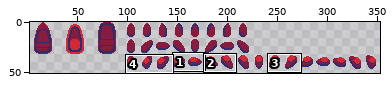
One commit to this pixel-art file: src/assets/art/entities.aseprite. The picture above shows the old version from afar; the outline marks the close-up.
Close-up. Before the commit:
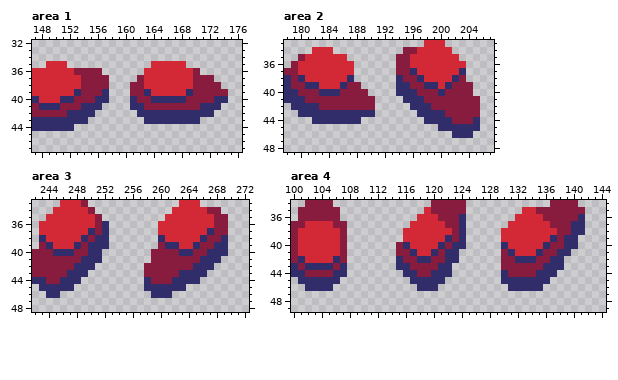
1280x720 pixels, 1 frame. Shown: area 1: x 147..176, y 32..47; area 2: x 178..207, y 33..48; area 3: x 242..272, y 33..48; area 4: x 100..144, y 34..49. The wide view leaves out empty margins. The commit also changed other parts of the picture, which this record leaves out.
And afterwards:
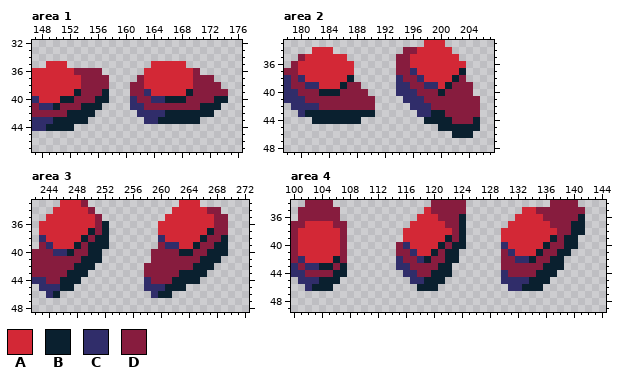
Palette (. is transparent): A #d32836  B #0a202f  C #302d6a  D #871c3e
Difference:
Changed rows in their new state; - is an unchanged pixel.
Area 1, layer "boat":
first column x 149:
39 ----B---B-----------B-----
40 --BB---BB--------BBB----BB
41 -B---BBB--------------BBB-
42 ---BBBB----------BBBBBBB--
43 -BBBBB----------BBBBBB----
44 BBBB----------------------
Area 2, layers "packages", "boat":
first column x 181:
37 ----------------------B--
38 ------B--------------B---
39 -----B--------------B----
40 --BBB--------------B-----
43 BBBBBBBBBB--------BB-----
44 -BBBBBBB---------BBBB---B
45 -------------------BBBBBB
46 ---------------------BBB-
Area 3, layer "boat":
first column x 245:
36 -------B-----------------
37 -----B-B--------------B--
38 ----B-BB-------------B--B
39 ---B-BBB------------B--BB
40 --B--BB-----------BB--BBB
41 ----BBB--------------BBB-
42 ---BBB--------------BBB--
43 --BBB-------------BBBB---
44 -BBB-------------BBBB----
45 -BB-------------BBB------
46 B--------------BB--------
Area 4, layer "boat":
first column x 103:
36 ---------------------B----------------B
37 ---------------------B---------------BB
38 ---------------------B---------------BB
39 -------------------B-B------------B-BB-
40 ------------------B-BB-----------B--BB-
41 -----------------B-BB-----------B--BB--
42 ---B------------B--BB----------B--BB---
43 -BB-B-------------BB-------------BBB---
44 ---BB------------BBB------------BBB----
45 -BBB------------BBB------------BBB-----
46 BBB------------BBB------------BBB------
